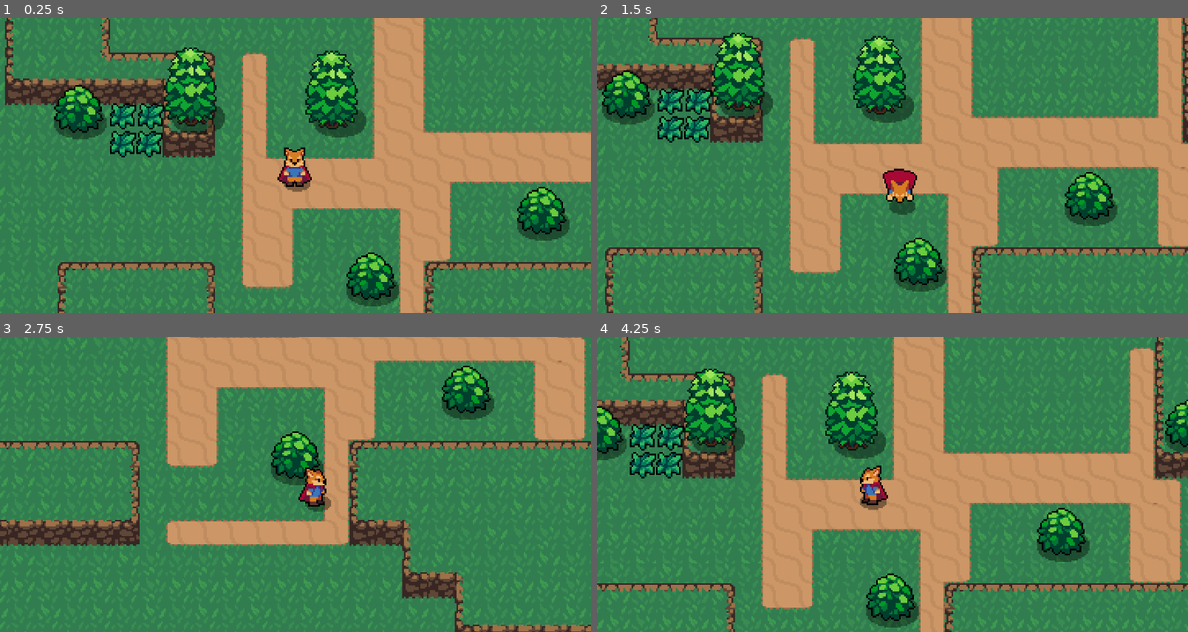
Above: before the commit, frames 1-4 (two rows, left to right).
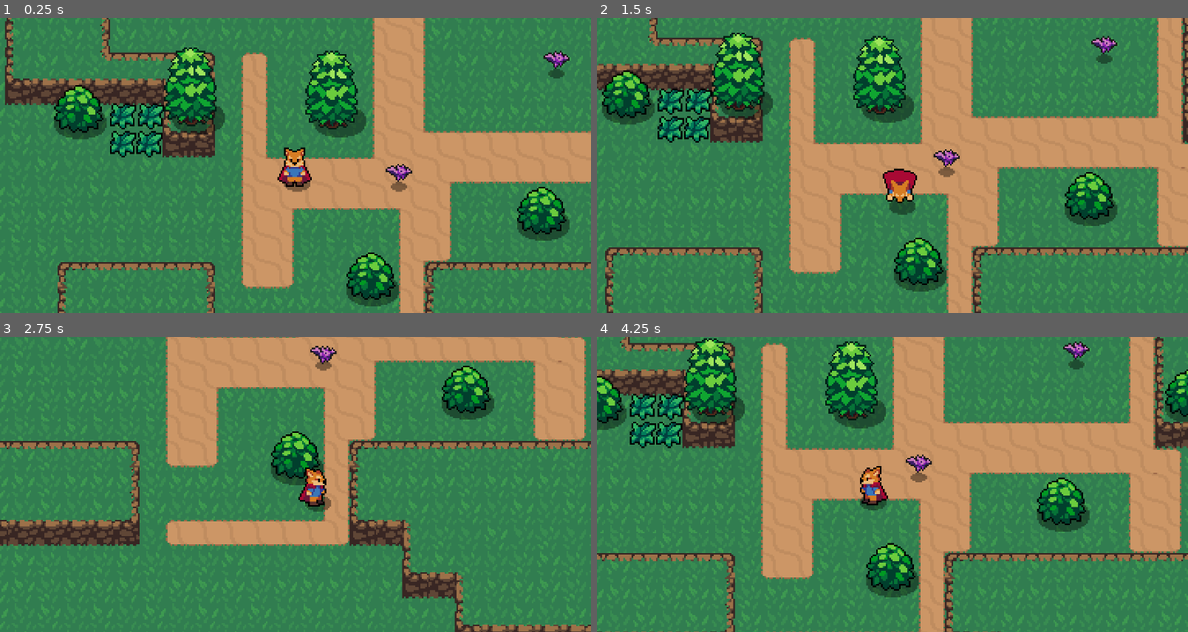
Above: after the commit, the same moments.

Repository: DevAdi-Man/RPG_Game
Game: Godot game, scene res://world.tscn
The game is run twice, just before and just after one commit, with the same random seed, the same clock (stepped at 60 frames per second) and the same inputs.
Inputs:
- Up to frame 1 (0.25 s): no input
- Up to frame 2 (1.5 s): hold D (move_right) 0.53-1.28 s; tap J (attack) at 0.6 s; hold S (move_down) from 1.28 s (still down); tap K (roll) at 1.35 s
- Up to frame 3 (2.75 s): release S (move_down) at 2.03 s; hold D (move_right) from 2.03 s (still down); tap J (attack) at 2.1 s
- Up to frame 4 (4.25 s): release D (move_right) at 2.78 s; hold W (move_up) 2.78-3.53 s; tap K (roll) at 2.85 s; hold A (move_left) from 3.53 s (still down); tap J (attack) at 3.6 s

The runs differ from the first frame. In frame 1, 0.5% of the frame differs, in the area x 65-97%, y 11-59%; in frame 2, 0.5%; in frame 3, 0.2%; in frame 4, 38%, in the area x 0-100%, y 0-100%.

Commit message:
added enemy and have to watch from 11:11

Diff:
--- /dev/null
+++ b/enemies/bat_enemy.gd
@@ -0,0 +1,11 @@
+extends CharacterBody2D
+
+@onready var sprite_2d: Sprite2D = $Sprite2D
+@onready var animation_tree: AnimationTree = $AnimationTree
+@onready var playback = animation_tree.get("parameters/StateMachine/playback") as AnimationNodeStateMachinePlayback
+
+func _physics_process(delta: float) -> void:
+	var state = playback.get_current_node()
+	match state:
+		"Idle": pass
+		"Chase": pass
--- /dev/null
+++ b/enemies/bat_enemy.tscn
@@ -0,0 +1,98 @@
+[gd_scene format=3 uid="uid://u1wakcggmqp7"]
+
+[ext_resource type="Script" uid="uid://dmkmqrgx52y83" path="res://enemies/bat_enemy.gd" id="1_5gx0a"]
+[ext_resource type="Texture2D" uid="uid://6l260j3bd7st" path="res://enemies/bat.png" id="1_e7gs6"]
+[ext_resource type="Texture2D" uid="uid://4ilqv74hhgye" path="res://shadows/small_shadow.png" id="2_5gx0a"]
+
+[sub_resource type="Animation" id="Animation_e7gs6"]
+length = 0.001
+tracks/0/type = "value"
+tracks/0/imported = false
+tracks/0/enabled = true
+tracks/0/path = NodePath("Sprite2D:frame")
+tracks/0/interp = 1
+tracks/0/loop_wrap = true
+tracks/0/keys = {
+"times": PackedFloat32Array(0),
+"transitions": PackedFloat32Array(1),
+"update": 1,
+"values": [0]
+}
+
+[sub_resource type="Animation" id="Animation_5gx0a"]
+resource_name = "fly"
+length = 0.4
+loop_mode = 1
+step = 0.1
+tracks/0/type = "value"
+tracks/0/imported = false
+tracks/0/enabled = true
+tracks/0/path = NodePath("Sprite2D:frame")
+tracks/0/interp = 1
+tracks/0/loop_wrap = true
+tracks/0/keys = {
+"times": PackedFloat32Array(0, 0.1, 0.2, 0.3),
+"transitions": PackedFloat32Array(1, 1, 1, 1),
+"update": 1,
+"values": [0, 1, 2, 3]
+}
+
+[sub_resource type="AnimationLibrary" id="AnimationLibrary_grp10"]
+_data = {
+&"RESET": SubResource("Animation_e7gs6"),
+&"fly": SubResource("Animation_5gx0a")
+}
+
+[sub_resource type="CircleShape2D" id="CircleShape2D_e7gs6"]
+radius = 5.0
+
+[sub_resource type="AnimationNodeAnimation" id="AnimationNodeAnimation_e7gs6"]
+animation = &"fly"
+
+[sub_resource type="AnimationNodeAnimation" id="AnimationNodeAnimation_5gx0a"]
+animation = &"fly"
+
+[sub_resource type="AnimationNodeStateMachineTransition" id="AnimationNodeStateMachineTransition_grp10"]
+advance_mode = 2
+
+[sub_resource type="AnimationNodeStateMachineTransition" id="AnimationNodeStateMachineTransition_erta8"]
+
+[sub_resource type="AnimationNodeStateMachineTransition" id="AnimationNodeStateMachineTransition_ww8v4"]
+
+[sub_resource type="AnimationNodeStateMachine" id="AnimationNodeStateMachine_e7gs6"]
+states/Chase/node = SubResource("AnimationNodeAnimation_e7gs6")
+states/Chase/position = Vector2(434.03198, 239.20001)
+states/End/position = Vector2(728.8, 99.436806)
+states/Idle/node = SubResource("AnimationNodeAnimation_5gx0a")
+states/Idle/position = Vector2(434.8, 100.736)
+transitions = ["Start", "Idle", SubResource("AnimationNodeStateMachineTransition_grp10"), "Idle", "Chase", SubResource("AnimationNodeStateMachineTransition_erta8"), "Chase", "Idle", SubResource("AnimationNodeStateMachineTransition_ww8v4")]
+
+[sub_resource type="AnimationNodeBlendTree" id="AnimationNodeBlendTree_5gx0a"]
+nodes/output/position = Vector2(480, 144)
+nodes/StateMachine/node = SubResource("AnimationNodeStateMachine_e7gs6")
+nodes/StateMachine/position = Vector2(128, 112)
+node_connections = [&"output", 0, &"StateMachine"]
+
+[node name="BatEnemy" type="CharacterBody2D" unique_id=531310760]
+script = ExtResource("1_5gx0a")
+
+[node name="Sprite2D" type="Sprite2D" parent="." unique_id=760389553]
+texture = ExtResource("1_e7gs6")
+offset = Vector2(0, -4)
+hframes = 5
+
+[node name="Shadow2D" type="Sprite2D" parent="." unique_id=1557772483]
+show_behind_parent = true
+texture = ExtResource("2_5gx0a")
+
+[node name="AnimationPlayer" type="AnimationPlayer" parent="." unique_id=1916733122]
+libraries/ = SubResource("AnimationLibrary_grp10")
+
+[node name="CollisionShape2D" type="CollisionShape2D" parent="." unique_id=2133561158]
+position = Vector2(0, -4)
+shape = SubResource("CircleShape2D_e7gs6")
+
+[node name="AnimationTree" type="AnimationTree" parent="." unique_id=415920720]
+tree_root = SubResource("AnimationNodeBlendTree_5gx0a")
+advance_expression_base_node = NodePath("..")
+anim_player = NodePath("../AnimationPlayer")
--- a/world.tscn
+++ b/world.tscn
@@ -7,6 +7,7 @@
 [ext_resource type="PackedScene" uid="uid://cnmf0w2lhevkc" path="res://world/bush.tscn" id="3_tlwt5"]
 [ext_resource type="PackedScene" uid="uid://tyqqjvdb1voh" path="res://world/tree.tscn" id="4_aqk2v"]
 [ext_resource type="PackedScene" uid="uid://bruneo7845py5" path="res://world/grass.tscn" id="7_pkg7o"]
+[ext_resource type="PackedScene" uid="uid://u1wakcggmqp7" path="res://enemies/bat_enemy.tscn" id="8_gbfbk"]
 
 [node name="World" type="Node2D" unique_id=1950842557]
 y_sort_enabled = true
@@ -84,3 +85,9 @@
 
 [node name="Grass2" parent="." unique_id=1749209741 instance=ExtResource("7_pkg7o")]
 position = Vector2(57, 103)
+
+[node name="BatEnemy" parent="." unique_id=531310760 instance=ExtResource("8_gbfbk")]
+position = Vector2(208, 146)
+
+[node name="BatEnemy2" parent="." unique_id=170644517 instance=ExtResource("8_gbfbk")]
+position = Vector2(304, 77)
Not shown, added: enemies/bat_enemy.gd.uid
